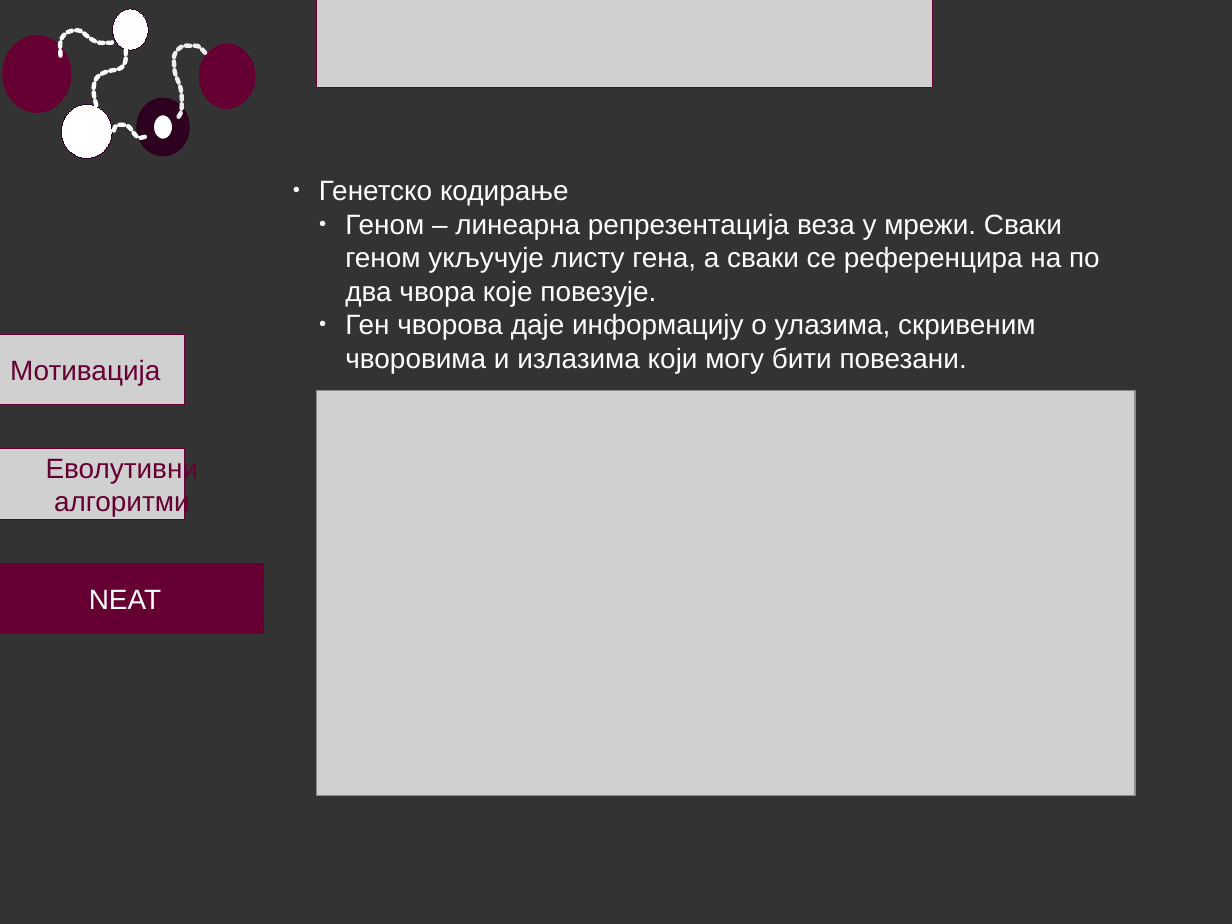
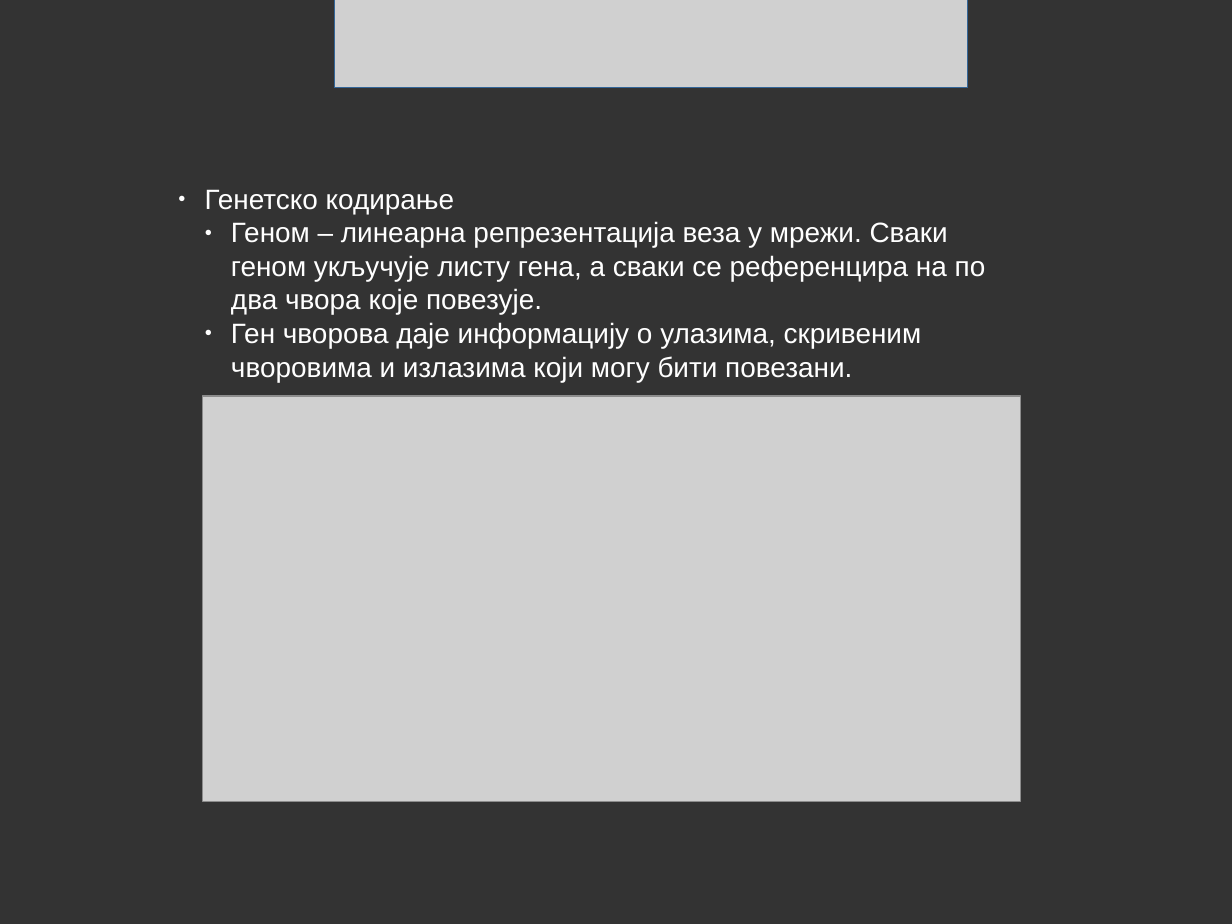
Before and after one commit to alien93/softProj, a slide deck: slide 8 of prezentacija/evolutivni_algoritmi.odp (slide 15 before the commit). Drawn at 1232x924 pixels with LibreOffice and Linux fonts; fonts in the diff are those of the drawing; grey boxes stand for pictures. Boxes give left, top, right and bottom in pixels: in the first picture for what was removed or moved away, otherwise in the second. Text is boxed around its words. In the diff, an @@ line names an element or a change of style, - is before the commit and + after.

```diff
--- a/prezentacija/evolutivni_algoritmi.odp
+++ b/prezentacija/evolutivni_algoritmi.odp
@@ freeform shape removed at bbox=[59, 29, 114, 55] @@
@@ ellipse removed at bbox=[113, 9, 149, 50] @@
@@ picture: place and size @@
-picture at bbox=[316, 0, 932, 88]
+picture at bbox=[334, 0, 968, 88]
@@ ellipse removed at bbox=[9, 41, 65, 106] @@
@@ freeform shape removed at bbox=[94, 49, 127, 107] @@
@@ freeform shape removed at bbox=[173, 45, 207, 117] @@
@@ ellipse removed at bbox=[199, 44, 255, 108] @@
@@ ellipse removed at bbox=[61, 104, 112, 158] @@
@@ ellipse removed at bbox=[145, 106, 181, 148] @@
@@ freeform shape removed at bbox=[114, 123, 148, 138] @@
@@ text "Генетско кодирање": place and size @@
-text "Генетско кодирање" at bbox=[319, 180, 1100, 373]
+text "Генетско кодирање" at bbox=[205, 189, 986, 382]
@@ picture removed at bbox=[0, 334, 186, 405] @@
-Мотивација
@@ picture: place and size @@
-picture at bbox=[316, 390, 1135, 795]
+picture at bbox=[202, 396, 1021, 800]
@@ picture removed at bbox=[0, 449, 186, 520] @@
-Еволутивни
-алгоритми
@@ rectangle removed at bbox=[0, 563, 264, 634] @@
-NEAT
```
Also in this commit, not shown: 9 other slides changed, 3 slides added, 13 slides removed, 6 other files.
